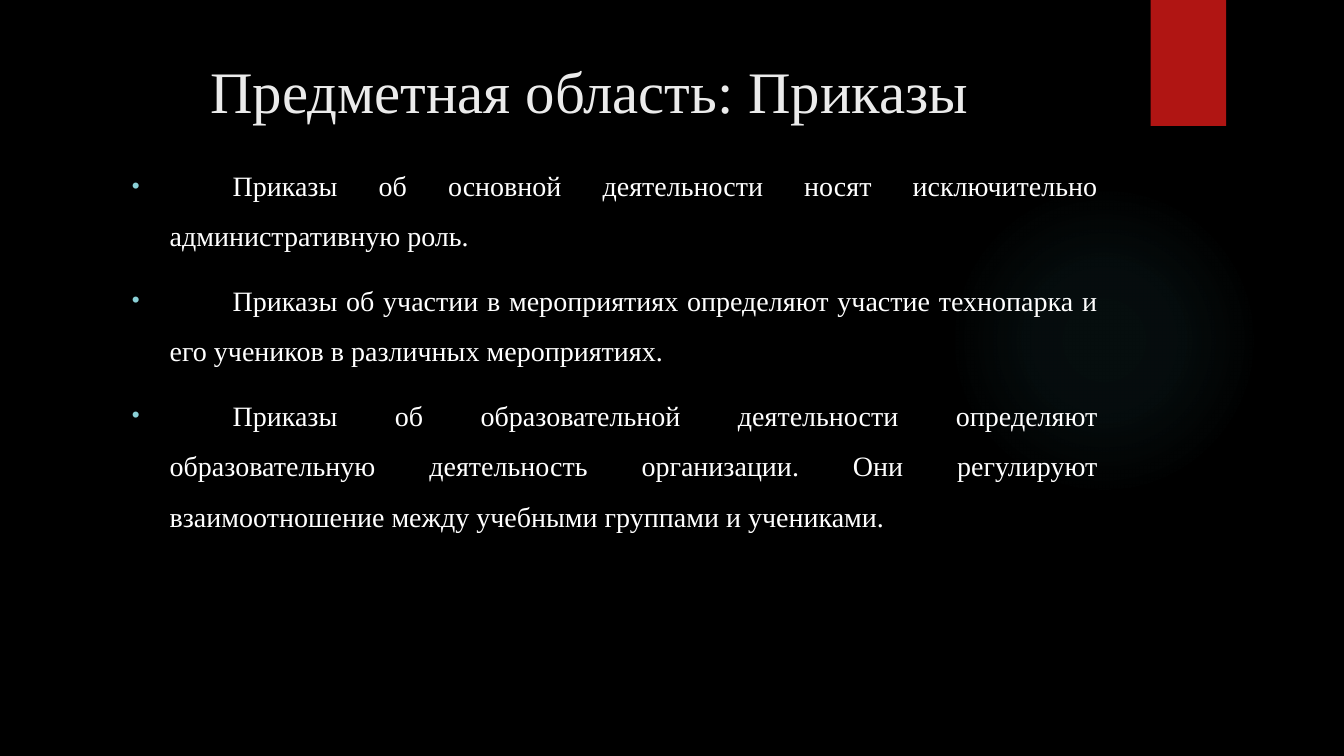
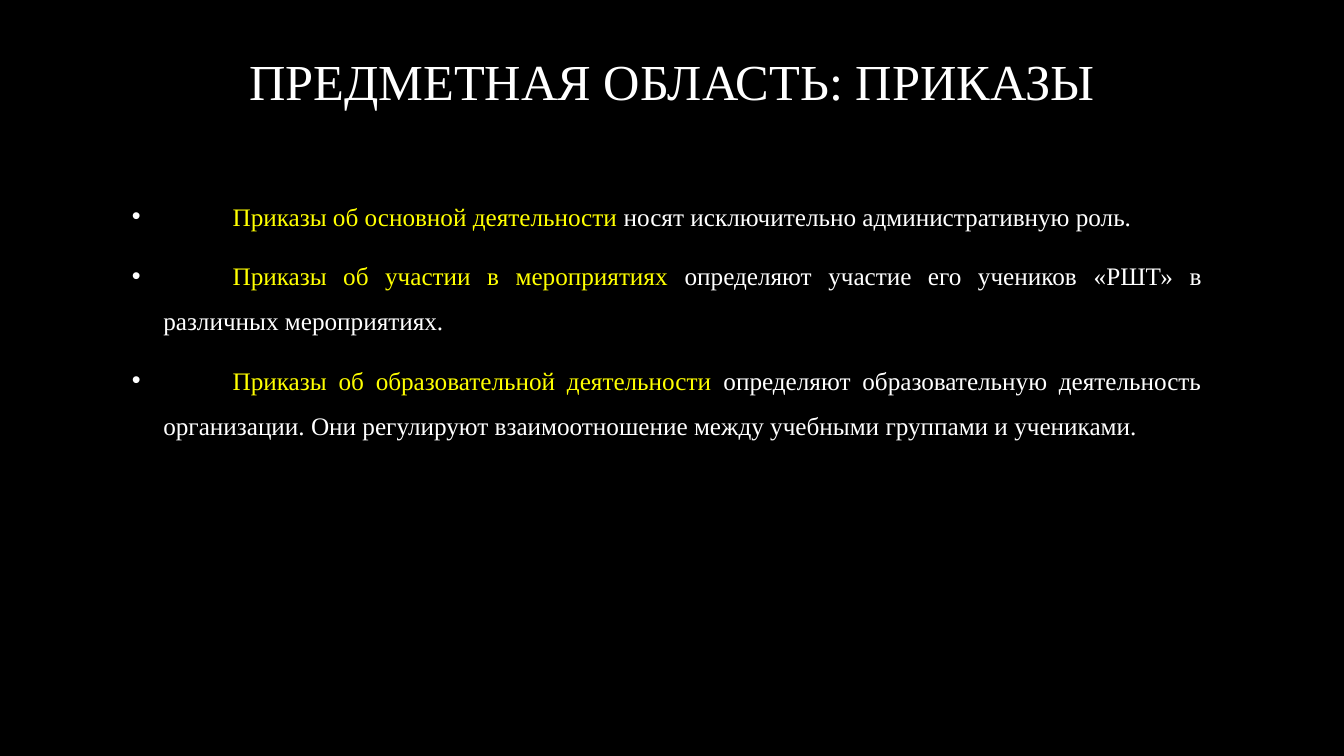
Before and after one commit to RAdKuzur/ASTU, a slide deck: slide 6 of Дипломная работа/Презентация Курсовая.pptx (slide 8 before the commit). Drawn at 1344x756 pixels with LibreOffice and Linux fonts; fonts in the diff are those of the drawing; background and template pictures are left out. Boxes give left, top, right and bottom in pixels: in the first picture for what was removed or moved away, otherwise in the second. Text is boxed around its words. In the diff, an @@ line names an element or a change of style, - is before the commit and + after.

```diff
--- a/Дипломная работа/Презентация Курсовая.pptx
+++ b/Дипломная работа/Презентация Курсовая.pptx
@@ title "ПРЕДМЕТНАЯ ОБЛАСТЬ: ПРИКАЗЫ" at <box>249,66,1095,110</box>: vertical alignment top to middle @@
@@ rectangle removed at <box>1150,0,1226,126</box> @@
@@ title at <box>249,66,1095,110</box>: text changed; size 42 to 36 pt; text colour #EBEBEB to #FFFFFF @@
-Предметная область: Приказы
+ПРЕДМЕТНАЯ ОБЛАСТЬ: ПРИКАЗЫ
@@ text "Приказы об основной деятельности носят ..." at <box>163,208,1202,441</box>: vertical alignment top to middle @@
@@ text at <box>163,208,1201,441</box>: size 20 to 18 pt in "Приказы об основной деятельности носят исключительно админис ...", "Приказы об образовательной деятельности определяют образоват ..."; text colour #FFFFFF to #FFFF00 in "Приказы об основной деятельности", "Приказы об образовательной деятельности"; indent changed; bullet colour #8AD0D6 to #FFFFFF @@
@@ ellipse removed at <box>949,185,1259,495</box> @@
@@ text at <box>163,267,1202,336</box>: text changed; size 20 to 18 pt @@
-• Приказы об участии в мероприятиях определяют участие технопарка и его учеников в различных мероприятиях.
+• Приказы об участии в мероприятиях определяют участие его учеников «РШТ» в различных мероприятиях.
```
Also in this commit, not shown: 14 other slides changed, 1 slide added, 7 slides removed.
